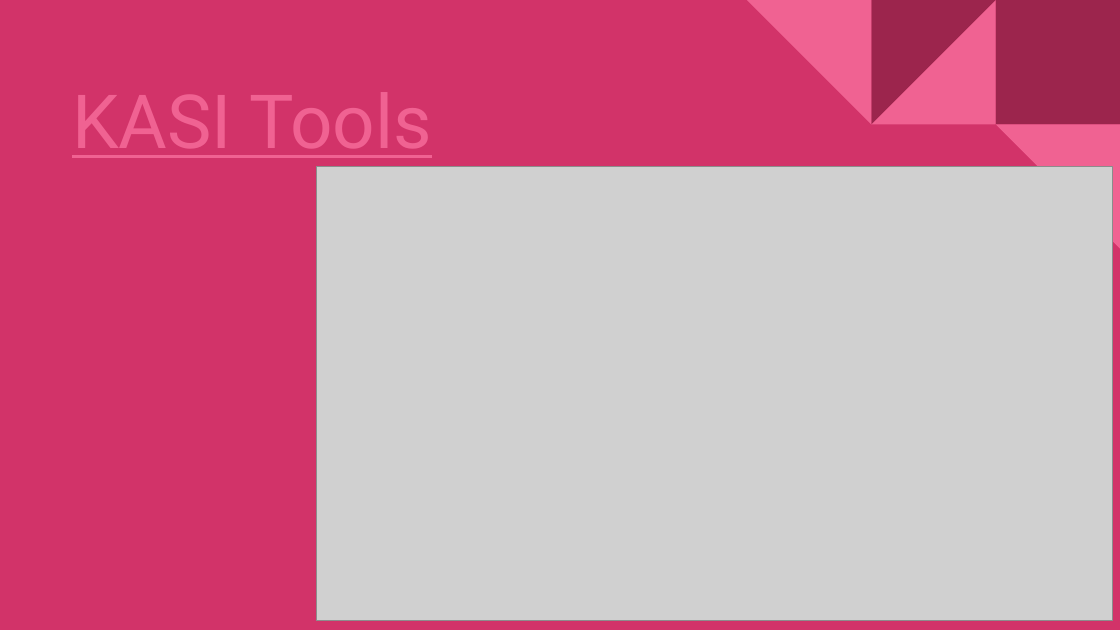
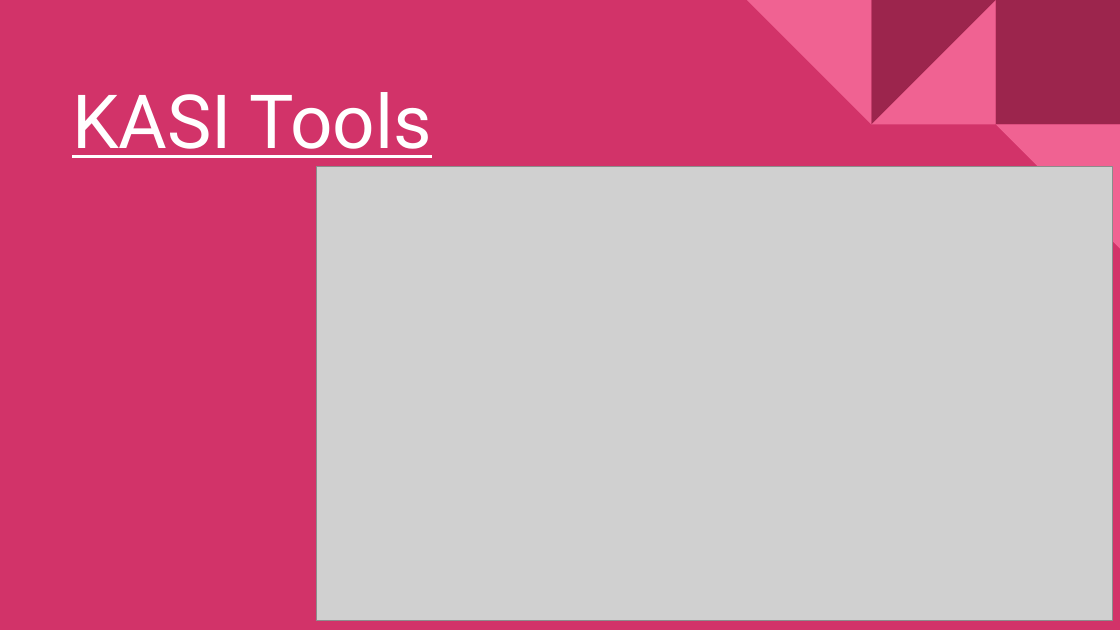
Before and after one commit to v2msLabs/ML1030-Capstone-Project, a slide deck: slide 9 of ML1030-Project Presentation.pptx. Drawn at 1120x630 pixels with LibreOffice and Linux fonts; fonts in the diff are those of the drawing; grey boxes stand for pictures. Boxes give left, top, right and bottom in pixels: in the first picture for what was removed or moved away, otherwise in the second. Text is boxed around its words. In the diff, an @@ line names an element or a change of style, - is before the commit and + after.

Commit message:
minor presentation adjustment

```diff
--- a/ML1030-Project Presentation.pptx
+++ b/ML1030-Project Presentation.pptx
@@ title "KASI Tools" at (x1=72, y1=92, x2=432, y2=158): text colour #F06292 to #FFFFFF @@
```
